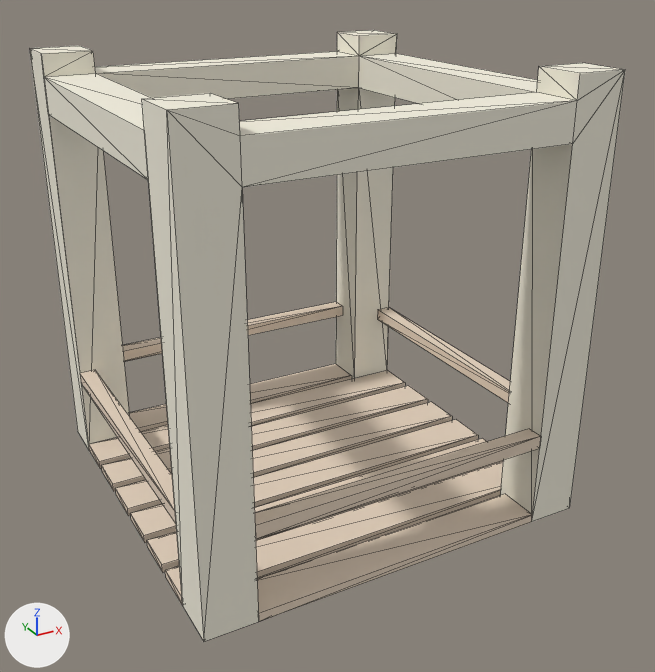
Before and after pictures for a commit that changed the glTF model public/castle/towerSquareMidOpen.glb.
One viewpoint serves both versions: a 50 mm camera at (-14.17, -22.11, 12.44) aimed at (-4.76, -5.01, 3.89). Lighting does not change. The marker at lower left points along +X, +Y and +Z. Mesh edges are drawn as thin lines. Where no turn or scale is listed for an object, it has been applied to the vertices. Vertices at the same position are counted once.

Before the edit, the objects in view are built like this:
```python
me_towersquaremidopen = bpy.data.meshes.new('towerSquareMidOpen')
me_towersquaremidopen.from_pydata(...)  # 148 vertices, 256 faces; spans x -9.65..-0.35, y -8.95..0.35, z 0.0..10.1
# faces by material slot: [112, 144]
me_towersquaremidopen.materials.append(mat_wall_019)  # white #f4efde
me_towersquaremidopen.materials.append(mat_wood_017)  # beige #e6d4bf
ob_towersquaremidopen = bpy.data.objects.new('towerSquareMidOpen', me_towersquaremidopen)
ob_towersquaremidopen.location = (0.0, 0.0, 0.0)
```
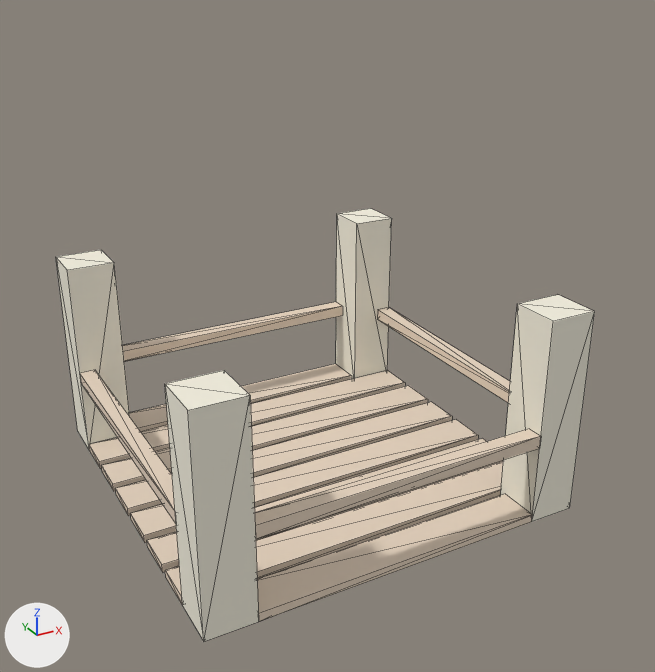
The newer file is also turned or shifted as a whole; pictures and numbers use the older file's frame.

Boxes (x1, y1, x2, y2) around the edits, measured in the pictures (655 x 672 px):
'towerSquareMidOpen', reshaped (9% narrower, 29% shorter): before (30, 30, 625, 641); after (56, 208, 595, 641)

Edits to the bpy script that builds the scene:
```text
Change me_towersquaremidopen:
    used by ob_towersquaremidopen; location = (0.0, 0.0, 0.0)
    remove me_towersquaremidopen.from_pydata(...)  # 148 vertices, 256 faces; spans x -9.65..-0.35, y -8.95..0.35, z 0.0..10.1
    add me_towersquaremidopen.from_pydata(...)  # 124 vertices, 192 faces; spans x -9.65..-0.35, y -8.95..0.35, z 0.0..5.05
    me_towersquaremidopen part 1
    40 vertices are removed from x -9.65..-0.35, y -8.95..0.35, z 8.78..10.1
    110 faces are deleted
    16 new vertices lie (0.0, 0.0, 5.05) away from vertices in x -9.65..-0.35, y -8.95..0.35, z 0.0
    46 new faces join them, mat_wall_019 (white #f4efde)
```
